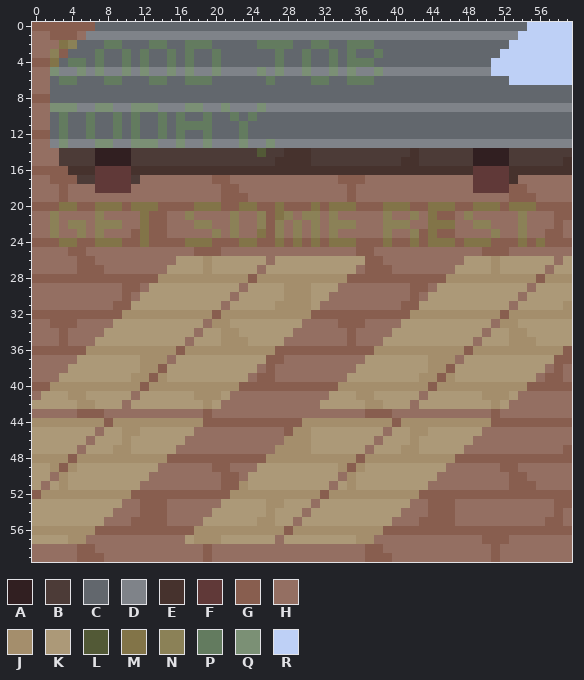
Pixel-art sprite, stored at art/fade1.png. The picture above is the old version.
The file is 60x60 pixels.
Palette (. is transparent): A #311f21  B #4c3b37  C #62676d  D #7f8389  E #46322d  F #603938  G #885e4f  H #946f62  J #a48e6c  K #ac9978  L #525936  M #827448  N #8b8157  P #637b5f  Q #7b9075  R #bed0f6
After the commit:
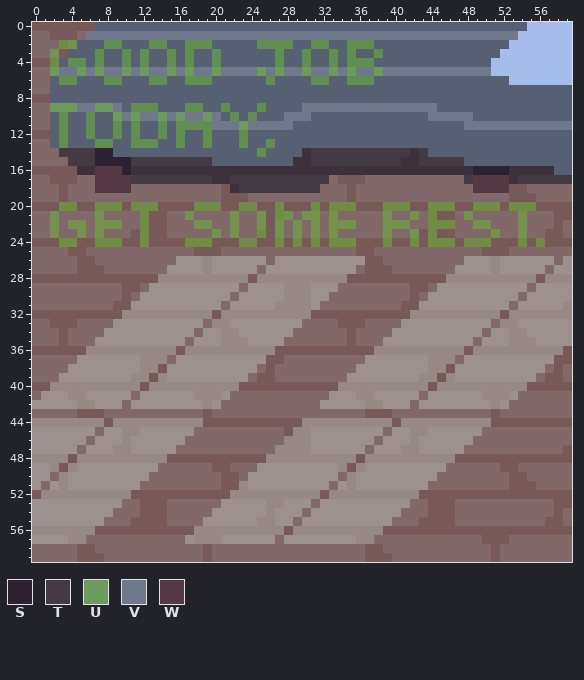
Colours new in this view: S #2b2130  T #433a43  U #6d9b5d  V #6f798b  W #543844
The commit says: fade with messy bed
The exact change:
colour C: #62676d -> #566072
colour E: #46322d -> #3d323b
colour G: #885e4f -> #775958
colour H: #946f62 -> #816869
colour J: #a48e6c -> #968985
colour K: #ac9978 -> #9c918f
colour M: #827448 -> #718c44
colour N: #8b8157 -> #76934d
colour P: #637b5f -> #608f51
colour R: #bed0f6 -> #a6bcea
y 1: x 6..53 DDDDDDDDDDDDDDDDDDDDDDDDDDDDDDDDDDDDDDDDDDDDDDDD -> VVVVVVVVVVVVVVVVVVVVVVVVVVVVVVVVVVVVVVVVVVVVVVVV
y 5: x 2..50 QDDQDQDDQDQDDQDQDDQDDDDQDQDDQDDQDQDDQDDDDDDDDDDDD -> UVVUVUVVUVUVVUVUVVUVVVVUVUVVUVVUVUVVUVVVVVVVVVVVV
y 9: x 2..59 QQQDDQQDDQQQDDDQQDDQDDDQDDDDDDDDDDDDDDDDDDDDDDDDDDDDDDDDDD -> UUUVVUUVCPPPCCCPPCCPCCCPCCCCVVVVVVVVVVVVVVVCCCCCCCCCCCCCCC
y 10: x 9..20 PCPCCPCPCCPC -> UVUVVUVUVVUV; x 28..30 CCC -> VVV; x 44..48 CCCCC -> VVVVV
y 11: x 20..28 CCCPCCCCC -> VVVUVVVVV; x 48..59 CCCCCCCCCCCC -> VVVVVVVVVVVV
y 13: x 2..59 DQDDDQQDDQQQDDQDDQDDDQDDQDDDDDDDDDDDDDDDDDDDDDDDDDDDDDDDDD -> CPCCCPPCCPPPCCPCCPCCCPCCPCCCCCCCCCCCCCCCCCCCCCCCCCCCCCCCCC
y 14: x 3..29 BBBBAAAABBBBBBBBBBBBBBLBBEE -> TTTTSSCCCCCCCCCCCCCCCCPCCCC; x 31..41 BBBBBBBBBBB -> TTTTTTTTTTT; x 43..59 BBBBBBAAAABBBBBBB -> TCCCCCCCCCCCCCCCC
y 15: x 3..28 BBBBAAAABBBBBBBBBBBBBBBBEE -> HTTTSSSSTTTTTTTTTCCCCCCCCC; x 31..40 BBBBBBBBBB -> TTTTTTTTTT; x 43..59 BBBBBBAAAABBBBBBE -> TTTTTCCCCCCCCCCCC
y 16: x 4 E -> G; x 7..10 FFFF -> WWWS; x 49..52 FFFF -> SSSS; x 58..59 EE -> CC
y 17: x 5..32 BBFFFFBHHHHHHHHGGHHHHHHHHHHH -> HHWWWWTTTTTTTTTEETTTTTTTTTTT; x 48..52 HFFFF -> TWWWW; x 54..59 HHHHHH -> TTTTTT
y 18: x 7..10 FFFF -> WWWW; x 22..31 GHHHHHHHHH -> ETTTTTTTTT; x 49..52 FFFF -> WWWW
